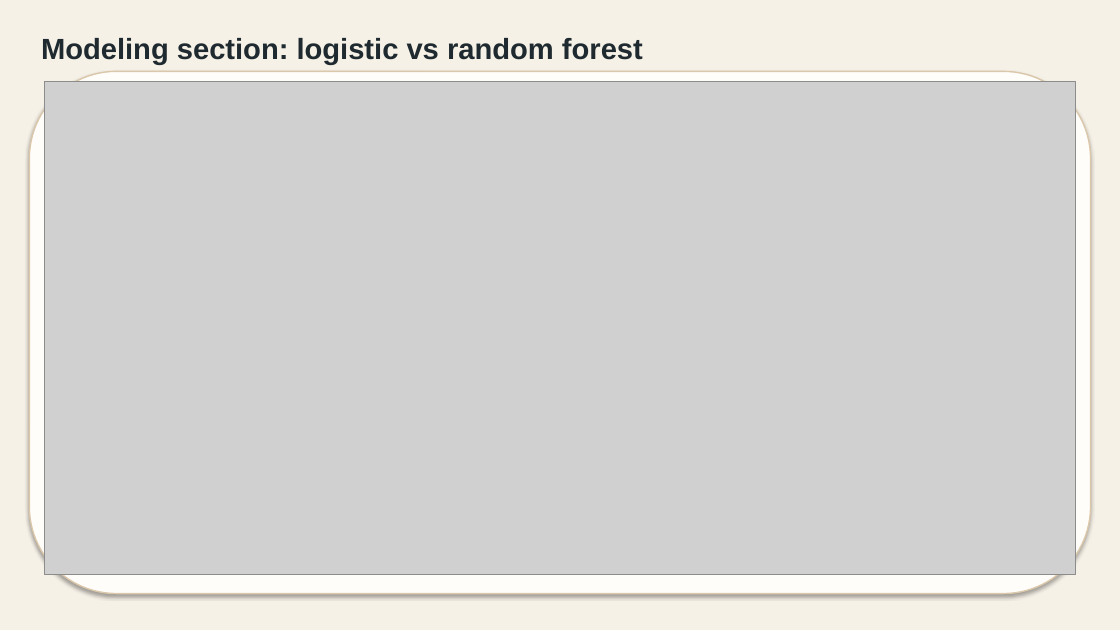
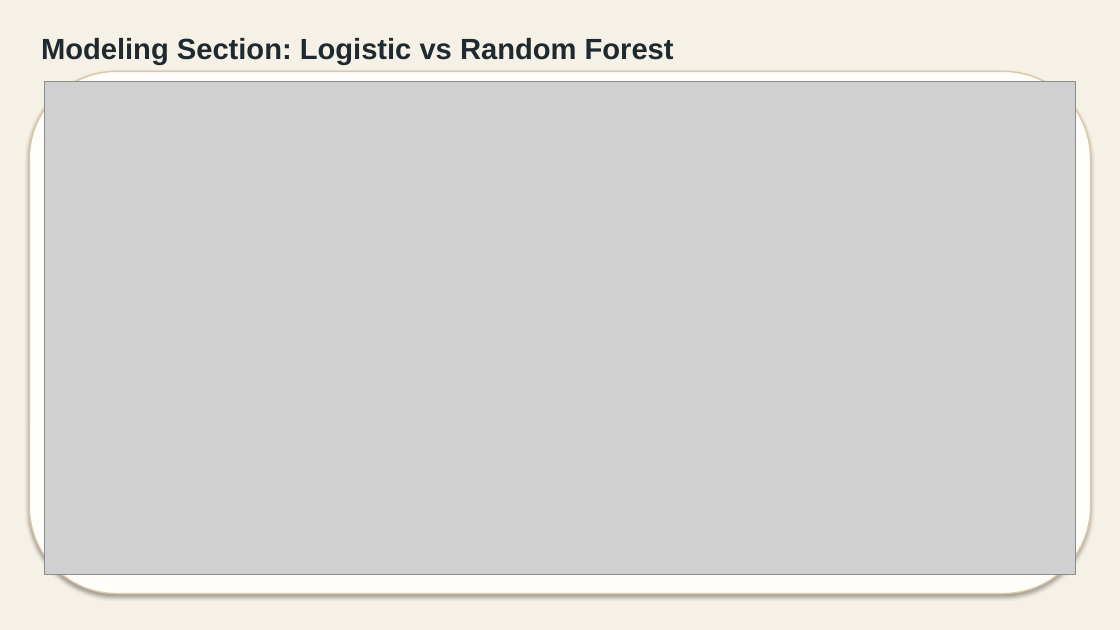
Before and after one commit to goldember12-alt/urban-heat-mapping-dataset, a slide deck: slide 3 of docs/presentation_2026/urban_heat_transfer_presentation_content_revision.pptx. Drawn at 1120x630 pixels with LibreOffice and Linux fonts; fonts in the diff are those of the drawing; grey boxes stand for pictures. Boxes give left, top, right and bottom in pixels: in the first picture for what was removed or moved away, otherwise in the second. Text is boxed around its words. In the diff, an @@ line names an element or a change of style, - is before the commit and + after.

```diff
--- a/docs/presentation_2026/urban_heat_transfer_presentation_content_revision.pptx
+++ b/docs/presentation_2026/urban_heat_transfer_presentation_content_revision.pptx
@@ text at <box>41,38,674,65</box>: text changed @@
-Modeling section: logistic vs random forest
+Modeling Section: Logistic vs Random Forest
```
Also in this commit, not shown: 4 other slides changed, 12 other files.
